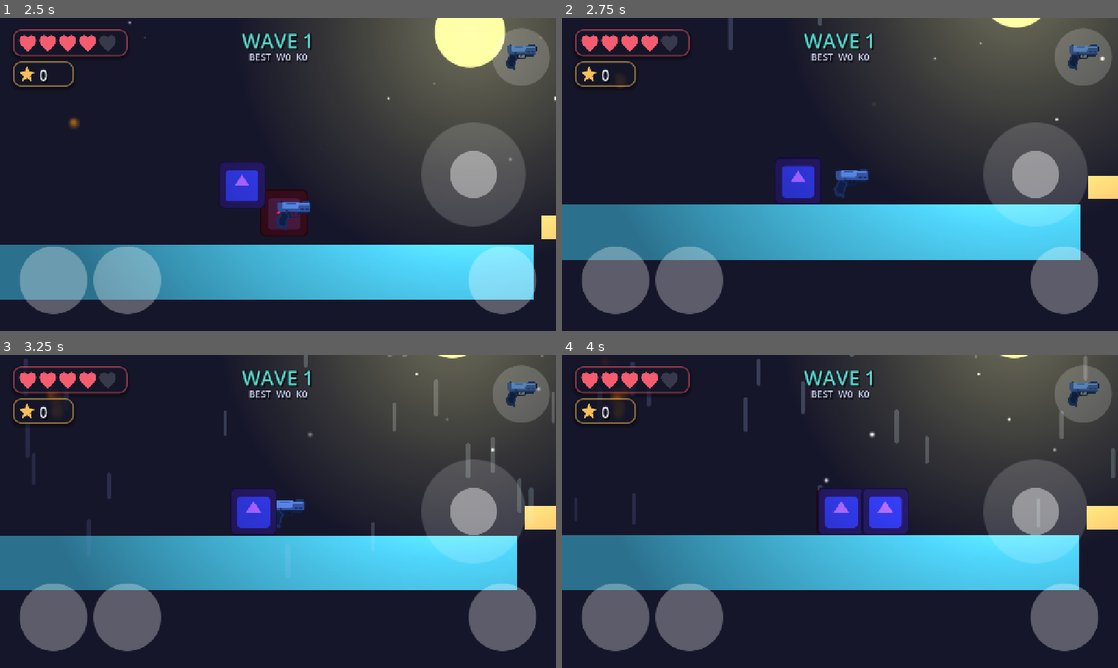
Above: before the commit, frames 1-4 (two rows, left to right).
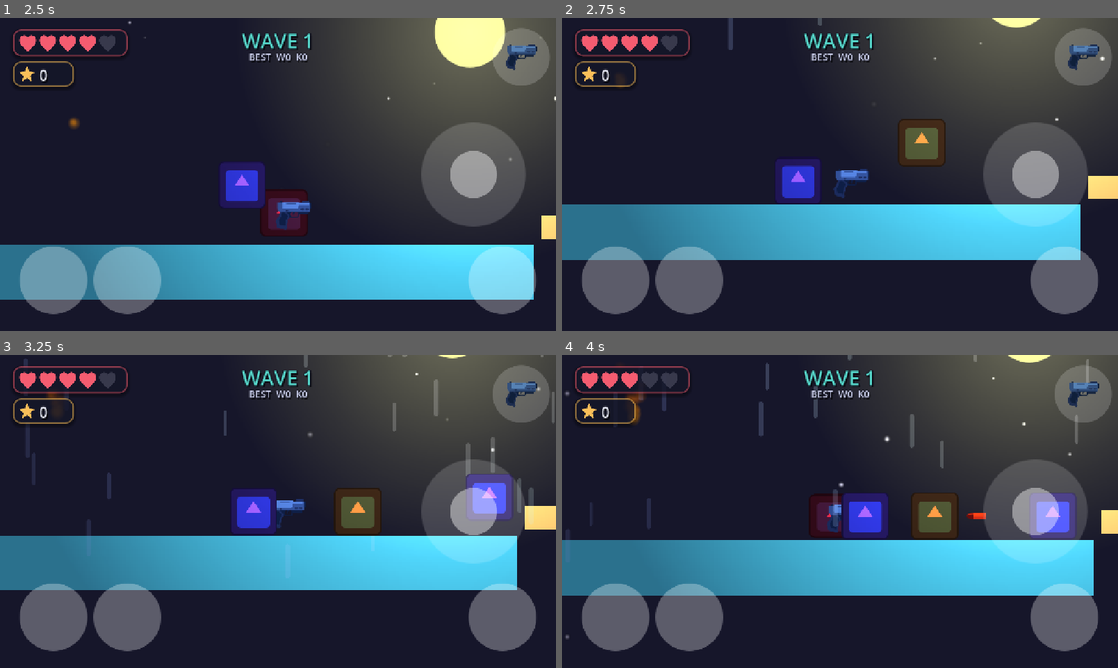
Above: after the commit, the same moments.

Repository: touqeer121/Godot47TouchDemo
Game: Godot game, scene res://scenes/loading.tscn
Same seed, same stepped clock (60 frames per second), same inputs: the game is played once before the commit and once after it. The engine's default icon, where the game draws it, is replaced by a stand-in: a white triangle on a blue panel in a dark square.
Inputs (mouse positions are in pixels of both pictures, inside the frame that each line leads up to):
- Up to frame 1 (2.5 s): tap Enter at 0.5, 2 s; move the mouse to (400, 158) at 0.52 s; click (400, 158) at 0.67 s; drag from (166, 190) to (250, 237) at 1.27 s; move the mouse to (333, 105) at 2.02 s; click (333, 105) at 2.17 s
- Up to frame 2 (2.75 s): no input
- Up to frame 3 (3.25 s): drag from (250, 574) to (111, 464) at 2.77 s
- Up to frame 4 (4 s): move the mouse to (1006, 558) at 3.52 s; click (1006, 558) at 3.67 s

Frame 1 is identical in both runs. In frame 2, 1.3% of the frame differs, in the area x 60-69%, y 32-48%; in frame 3, 2.5%; in frame 4, 10%, in the area x 0-100%, y 0-91%.

Commit message:
All enemies armed; fixed placements with static turrets + patrollers
- All enemies now shoot. Add movement modes: static (orange turret,
  holds position and fires, faces player), patrol (purple walker), and
  chase (kept as an option).
- Replace near-player dynamic spawns with fixed placements across the
  level; each fixed spot defines its behaviour. Big green tanks still
  appear occasionally in later waves. Staggered/randomized fire timing.

Co-Authored-By: Claude Opus 4.8 <noreply@anthropic.com>

Diff:
--- a/scripts/enemy.gd
+++ b/scripts/enemy.gd
@@ -8,7 +8,10 @@
 @export var max_health := 3
 @export var speed := 90.0
 @export var contact_damage := 1
-@export var can_shoot := false
+@export var can_shoot := true
+# "static" = holds position and fires; "patrol" = walks back and forth;
+# "chase" = pursues the player. All modes can shoot.
+@export var move_mode := "patrol"
 
 var health := 3
 var dir := 1
@@ -21,8 +24,8 @@
 var shoot_timer := 1.0
 
 const GRAVITY := 2000.0
-const SHOOT_RANGE := 820.0
-const SHOOT_INTERVAL := 1.9
+const SHOOT_RANGE := 860.0
+const SHOOT_INTERVAL := 2.1
 const E_BULLET := preload("res://scenes/enemy_bullet.tscn")
 
 func _ready():
@@ -32,6 +35,7 @@
 	base_color = sprite.modulate
 	fc_offset = absf(floor_check.position.x)
 	target = get_tree().get_first_node_in_group("player")
+	shoot_timer = randf_range(0.7, SHOOT_INTERVAL)
 	touch_box.body_entered.connect(_on_touch)
 
 func _physics_process(delta):
@@ -43,19 +47,15 @@
 	if hurt_timer > 0.0:
 		hurt_timer -= delta
 		velocity.x = move_toward(velocity.x, 0.0, 900.0 * delta)
+	elif move_mode == "static":
+		velocity.x = 0.0
+		# Face the player so shots look aimed.
+		if is_instance_valid(target):
+			dir = 1 if target.global_position.x > global_position.x else -1
+	elif move_mode == "chase":
+		_move_toward_player()
 	else:
-		# Chase the player, but stop at ledges/walls instead of falling off.
-		var want := dir
-		if is_instance_valid(target):
-			want = 1 if target.global_position.x > global_position.x else -1
-		floor_check.position.x = fc_offset * want
-		floor_check.force_raycast_update()
-		var ledge := is_on_floor() and not floor_check.is_colliding()
-		if ledge:
-			velocity.x = 0.0
-		else:
-			dir = want
-			velocity.x = dir * speed
+		_patrol()
 
 	move_and_slide()
 
@@ -66,6 +66,25 @@
 		if shoot_timer <= 0.0 and global_position.distance_to(target.global_position) < SHOOT_RANGE:
 			shoot_timer = SHOOT_INTERVAL
 			_shoot_at(target.global_position)
+
+func _patrol():
+	floor_check.position.x = fc_offset * dir
+	floor_check.force_raycast_update()
+	if is_on_wall() or (is_on_floor() and not floor_check.is_colliding()):
+		dir = -dir
+	velocity.x = dir * speed
+
+func _move_toward_player():
+	var want := dir
+	if is_instance_valid(target):
+		want = 1 if target.global_position.x > global_position.x else -1
+	floor_check.position.x = fc_offset * want
+	floor_check.force_raycast_update()
+	if is_on_floor() and not floor_check.is_colliding():
+		velocity.x = 0.0
+	else:
+		dir = want
+		velocity.x = dir * speed
 
 func _shoot_at(pos: Vector2):
 	var to := (pos - global_position).normalized()
--- a/scripts/player.gd
+++ b/scripts/player.gd
@@ -86,12 +86,24 @@
 var sfx:={}
 
 const SAVE_PATH := "user://save.cfg"
-const SPAWN_POINTS := [
-	Vector2(150, 470), Vector2(500, 470), Vector2(850, 470),
-	Vector2(1850, 460), Vector2(3300, 560), Vector2(3600, 560),
-	Vector2(4180, 500), Vector2(4620, 400), Vector2(5080, 490),
-	Vector2(5560, 370), Vector2(6100, 520),
+# Fixed enemy placements across the level, each with a behaviour.
+# "static" = turret (orange), "patrol" = walker (purple).
+var FIXED_SPAWNS := [
+	{"pos": Vector2(150, 470), "mode": "patrol"},
+	{"pos": Vector2(520, 470), "mode": "static"},
+	{"pos": Vector2(850, 470), "mode": "patrol"},
+	{"pos": Vector2(1140, 500), "mode": "static"},
+	{"pos": Vector2(1850, 460), "mode": "patrol"},
+	{"pos": Vector2(2260, 430), "mode": "static"},
+	{"pos": Vector2(3300, 560), "mode": "patrol"},
+	{"pos": Vector2(3600, 560), "mode": "static"},
+	{"pos": Vector2(4180, 500), "mode": "static"},
+	{"pos": Vector2(4620, 400), "mode": "patrol"},
+	{"pos": Vector2(5080, 490), "mode": "static"},
+	{"pos": Vector2(5560, 370), "mode": "patrol"},
+	{"pos": Vector2(6100, 520), "mode": "static"},
 ]
+var spawn_i := 0
 
 const MAX_HEALTH:=5
 const KNOCKBACK:=400.0
@@ -209,9 +221,10 @@
 func _next_wave():
 	wave += 1
 	spawning = true
+	spawn_i = 0
 	if wave_label:
 		wave_label.text = "WAVE %d" % wave
-	var count: int = min(3 + wave, 10)
+	var count: int = min(3 + wave, FIXED_SPAWNS.size())
 	for i in count:
 		get_tree().create_timer(i * 0.3).timeout.connect(_spawn_one)
 	get_tree().create_timer(count * 0.28 + 0.15).timeout.connect(func():
@@ -221,28 +234,20 @@
 	)
 
 func _spawn_one():
-	# Mix of melee chasers, ranged gunners (from wave 2), and big tanks
-	# (from wave 3). Gunners are a minority and fire slowly so it stays fair.
-	var r := randf()
-	var scene := ENEMY
-	if wave >= 3 and r < 0.20:
+	# Spawn at fixed placements; static spots become orange turrets, patrol
+	# spots become purple walkers. A few become big green tanks in later waves.
+	var entry = FIXED_SPAWNS[spawn_i % FIXED_SPAWNS.size()]
+	spawn_i += 1
+	var scene := ENEMY_GUNNER if entry.mode == "static" else ENEMY
+	if wave >= 3 and randf() < 0.18:
 		scene = ENEMY_BIG
-	elif wave >= 2 and r < 0.48:
-		scene = ENEMY_GUNNER
 	var e: CharacterBody2D = scene.instantiate()
+	e.move_mode = entry.mode
+	e.can_shoot = true
 	e.max_health = e.max_health + int(wave / 2)
-	e.global_position = _pick_spawn()
+	e.global_position = entry.pos
 	add_child(e)
 	enemies_alive += 1
-
-# Spawn from the points nearest the player so enemies converge on the action
-# instead of scattering across the whole level.
-func _pick_spawn() -> Vector2:
-	var pts := SPAWN_POINTS.duplicate()
-	var px := player.global_position.x
-	pts.sort_custom(func(a, b): return absf(a.x - px) < absf(b.x - px))
-	var k: int = min(4, pts.size())
-	return pts[randi() % k]
 
 func _build_hud():
 	var layer := CanvasLayer.new()
